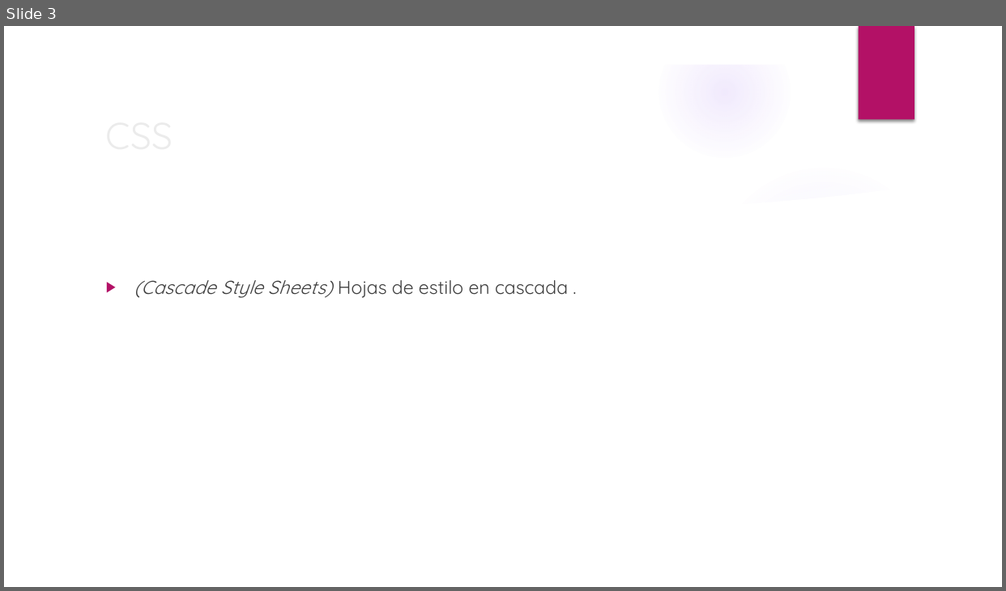
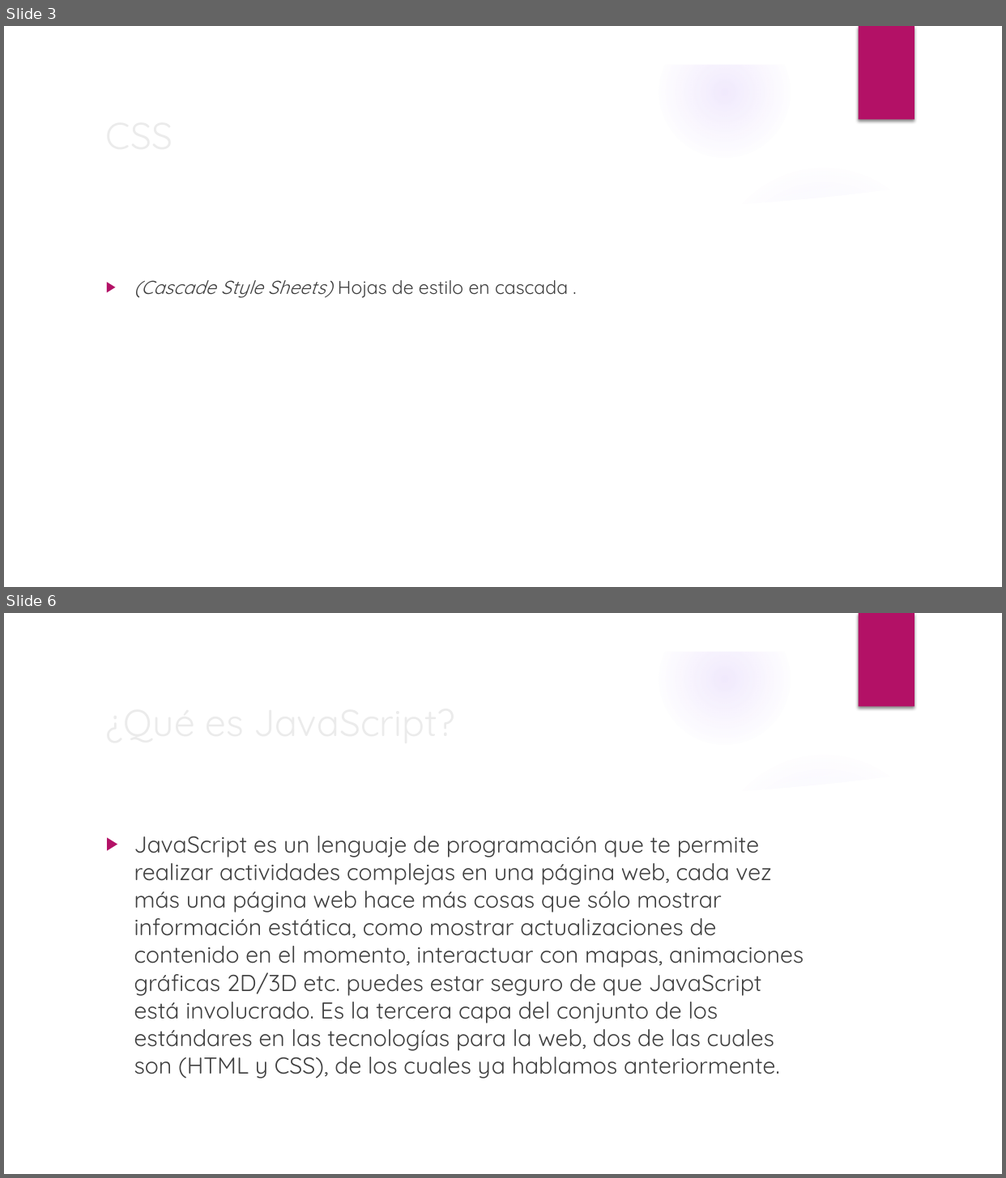
Before and after one commit to stealth14/Web-Transicion-Gradiente, a slide deck: diapositivas CSS.pptx. Shown one above the other, each under a label of ours: slide 3 before the commit, slides 3 and 6 after it; the slides between them are not shown. The pictures are 1006x591 and 1006x1178 pixels, drawn with LibreOffice and Linux fonts; fonts in the diff are those of the drawing; background and template pictures are left out. Boxes give left, top, right and bottom in pixels: in the first picture for what was removed or moved away, otherwise in the second. Text is boxed around its words. In the diff, an @@ line names an element or a change of style, - is before the commit and + after.

```diff
--- a/diapositivas CSS.pptx
+++ b/diapositivas CSS.pptx
@@ slide 6 added at (4, 613, 1002, 1174), background picture (left out); not listed: 9 template elements that a slide beside it also shows @@
@@ text added at (134, 836, 803, 1079), 22.2 pt, text #404040 @@
+▶ JavaScript es un lenguaje de programación que te permite realizar actividades complejas en una página web, cada vez más una página web hace más cosas que sólo mostrar información estática, como mostrar actualizaciones de contenido en el momento, interactuar con mapas, animaciones gráficas 2D/3D etc. puedes estar seguro de que JavaScript está involucrado. Es la tercera capa del conjunto de los estándares en las tecnologías para la web, dos de las cuales son (HTML y CSS), de los cuales ya hablamos anteriormente.
@@ title added at (253, 841, 762, 996), 36 pt, text #EBEBEB @@
+¿Qué es JavaScript?
```
Also in this commit, not shown: 1 slide changed, 5 other slides added.
